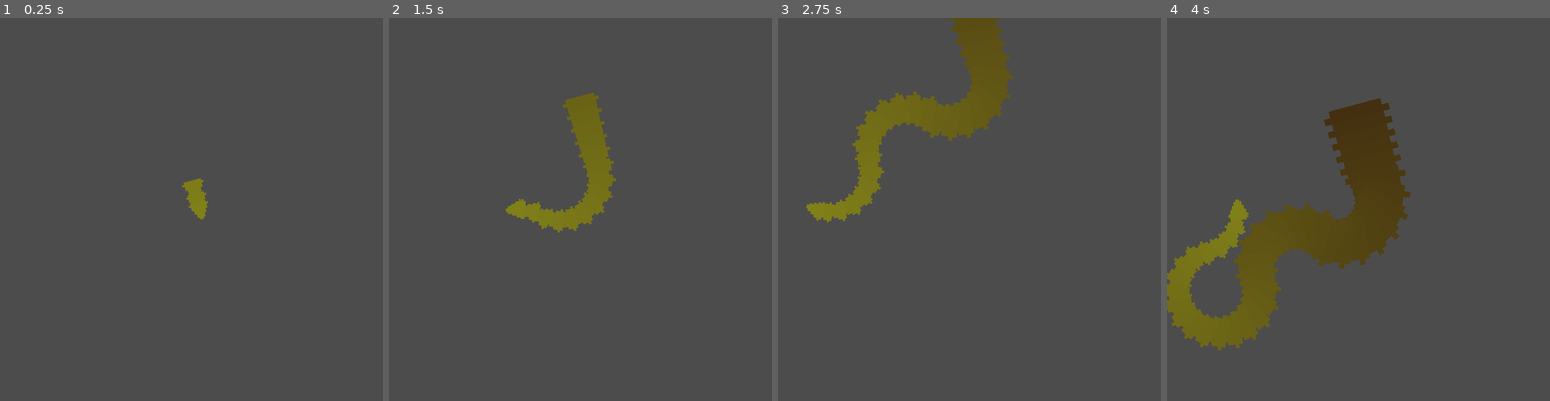
Above: before the commit, frames 1-4 (left to right).
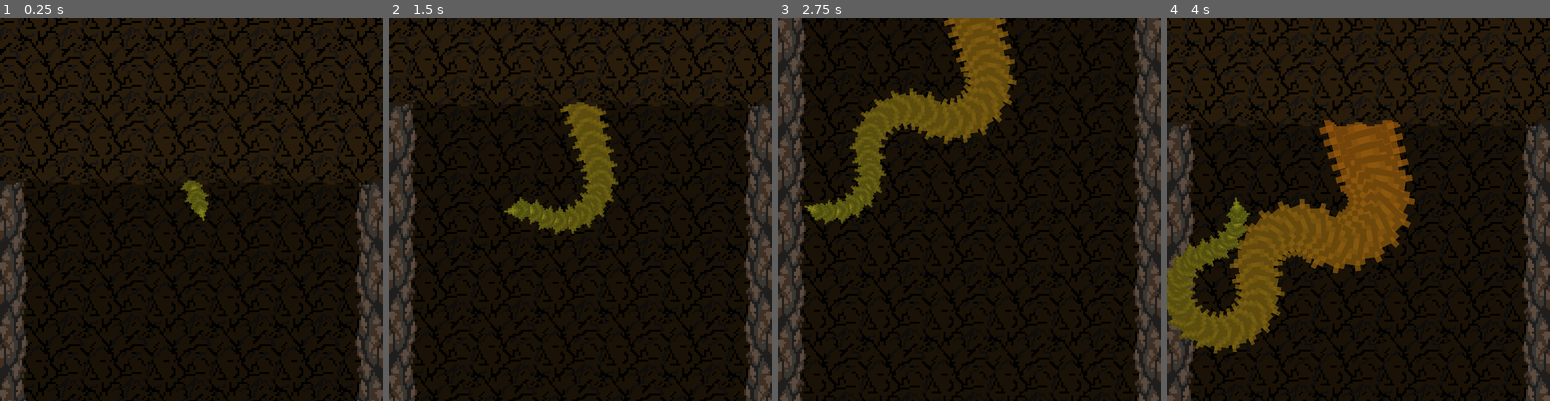
Above: after the commit, the same moments.

Repository: mark-chimes/rootsnake
Game: Godot game, scene res://main.tscn
Two runs of this game, one before a commit and one after it. Both use one fixed random seed, a clock stepped at 60 frames per second and the inputs below.
Inputs:
- Up to frame 1 (0.25 s): no input
- Up to frame 2 (1.5 s): hold Right (right) 0.53-1.28 s; hold Left (left) from 1.28 s (still down)
- Up to frame 3 (2.75 s): release Left (left) at 2.03 s; hold Right (right) from 2.03 s (still down)
- Up to frame 4 (4 s): release Right (right) at 3.53 s; hold Left (left) from 3.53 s (still down)

The runs differ from the first frame. In frame 1, 98% of the frame differs, in the area x 0-100%, y 0-100%; in frame 2, 96%; in frame 3, 92%; in frame 4, 93%.

Commit message:
Nice sprites.

Diff:
--- a/main.tscn
+++ b/main.tscn
@@ -1,13 +1,32 @@
-[gd_scene load_steps=7 format=2]
+[gd_scene load_steps=9 format=2]
 
 [ext_resource path="res://snakehead.gd" type="Script" id=1]
-[ext_resource path="res://sprites/white_triangle.png" type="Texture" id=2]
-[ext_resource path="res://sprites/box.png" type="Texture" id=3]
-[ext_resource path="res://sprites/box_small.png" type="Texture" id=4]
+[ext_resource path="res://sprites/triangle_shaded_front.png" type="Texture" id=2]
+[ext_resource path="res://sprites/backtile.png" type="Texture" id=3]
+[ext_resource path="res://sprites/uplayer.png" type="Texture" id=4]
 [ext_resource path="res://trail.gd" type="Script" id=5]
 [ext_resource path="res://CameraControl.gd" type="Script" id=6]
+[ext_resource path="res://sprites/sidewall.png" type="Texture" id=8]
+
+[sub_resource type="RectangleShape2D" id=1]
+extents = Vector2( 13.5, 98 )
 
 [node name="main" type="Node2D"]
+
+[node name="wall" type="Node2D" parent="."]
+
+[node name="left" type="Sprite" parent="wall"]
+position = Vector2( -96, 0 )
+texture = ExtResource( 8 )
+region_enabled = true
+region_rect = Rect2( 0, 0, 32, 2048 )
+
+[node name="right" type="Sprite" parent="wall"]
+position = Vector2( 96, 0 )
+scale = Vector2( -1, 1 )
+texture = ExtResource( 8 )
+region_enabled = true
+region_rect = Rect2( 0, 0, 32, 2048 )
 
 [node name="trail" type="Node2D" parent="."]
 script = ExtResource( 5 )
@@ -24,25 +43,6 @@
 [node name="CollisionPolygon2D" type="CollisionPolygon2D" parent="snakehead/Area2D"]
 polygon = PoolVector2Array( -4, -4, -4, 4, 5, 1, 5, -1 )
 
-[node name="background" type="Node2D" parent="."]
-
-[node name="grid_small" type="Sprite" parent="background"]
-visible = false
-modulate = Color( 1, 1, 1, 0.168627 )
-show_behind_parent = true
-texture = ExtResource( 4 )
-centered = false
-region_enabled = true
-region_rect = Rect2( 0, 0, 192, 192 )
-
-[node name="grid_big" type="Sprite" parent="background"]
-visible = false
-modulate = Color( 1, 1, 1, 0.368627 )
-texture = ExtResource( 3 )
-centered = false
-region_enabled = true
-region_rect = Rect2( 0, 0, 192, 192 )
-
 [node name="CameraControl" type="Node2D" parent="."]
 script = ExtResource( 6 )
 
@@ -50,4 +50,32 @@
 current = true
 zoom = Vector2( 0.25, 0.25 )
 
+[node name="Area2D" type="Area2D" parent="CameraControl"]
+
+[node name="CollisionShape2D" type="CollisionShape2D" parent="CameraControl/Area2D"]
+position = Vector2( -98.5, 0 )
+shape = SubResource( 1 )
+
+[node name="CollisionShape2D2" type="CollisionShape2D" parent="CameraControl/Area2D"]
+position = Vector2( 98, 0 )
+shape = SubResource( 1 )
+
+[node name="background" type="Sprite" parent="."]
+modulate = Color( 0.627451, 0.627451, 0.627451, 1 )
+z_index = -10
+texture = ExtResource( 3 )
+region_enabled = true
+region_rect = Rect2( 0, 0, 192, 1920 )
+
+[node name="background2" type="Sprite" parent="."]
+position = Vector2( 0, -112 )
+texture = ExtResource( 3 )
+region_enabled = true
+region_rect = Rect2( 0, 0, 192, 192 )
+
+[node name="background3" type="Sprite" parent="."]
+texture = ExtResource( 4 )
+region_enabled = true
+region_rect = Rect2( 0, 0, 192, 32 )
+
 [connection signal="area_entered" from="snakehead/Area2D" to="snakehead" method="_on_Area2D_area_entered"]
--- a/trailpiece.gd
+++ b/trailpiece.gd
@@ -34,9 +34,9 @@
 
 	var growth_factor =  growth_time/GROWTH_TIME
 	var size = 1.0 + GROWTH_ADD * growth_factor
-	$Sprite.scale = Vector2(size,size)
+	scale = Vector2(size,size)
 
 	var start_color = Color(0.5,0.5,0.1)
-	var end_color = Color(0.2,0.1,0.05)
+	var end_color = Color(0.8,0.4,0.05)
 
 	$Sprite.modulate = start_color.linear_interpolate(end_color, growth_factor)
--- a/trailpiece.tscn
+++ b/trailpiece.tscn
@@ -1,6 +1,6 @@
 [gd_scene load_steps=3 format=2]
 
-[ext_resource path="res://sprites/white_triangle.png" type="Texture" id=1]
+[ext_resource path="res://sprites/triangle_shaded.png" type="Texture" id=1]
 [ext_resource path="res://trailpiece.gd" type="Script" id=2]
 
 [node name="trailpiece" type="Node2D"]
@@ -12,5 +12,7 @@
 [node name="Area2D" type="Area2D" parent="."]
 
 [node name="CollisionPolygon2D" type="CollisionPolygon2D" parent="Area2D"]
-polygon = PoolVector2Array( -4, 4, 5, 1, 5, -1, -4, -4 )
+polygon = PoolVector2Array( -5, 4, 3, 2, 3, -2, -5, -4 )
 disabled = true
+
+[node name="Sprite" type="Sprite" parent="Area2D/CollisionPolygon2D"]
Binary file added: sprites/backtile.png
Not shown, added: sprites/backtile.png.import
Binary file added: sprites/sidewall.png
Not shown, added: sprites/sidewall.png.import
Binary file added: sprites/sidwall.png
Not shown, added: sprites/sidwall.png.import
Binary file added: sprites/triangle_shaded.png
Not shown, added: sprites/triangle_shaded.png.import
Binary file added: sprites/triangle_shaded_front.png
Not shown, added: sprites/triangle_shaded_front.png.import
Binary file added: sprites/uplayer.png
Not shown, added: sprites/uplayer.png.import
